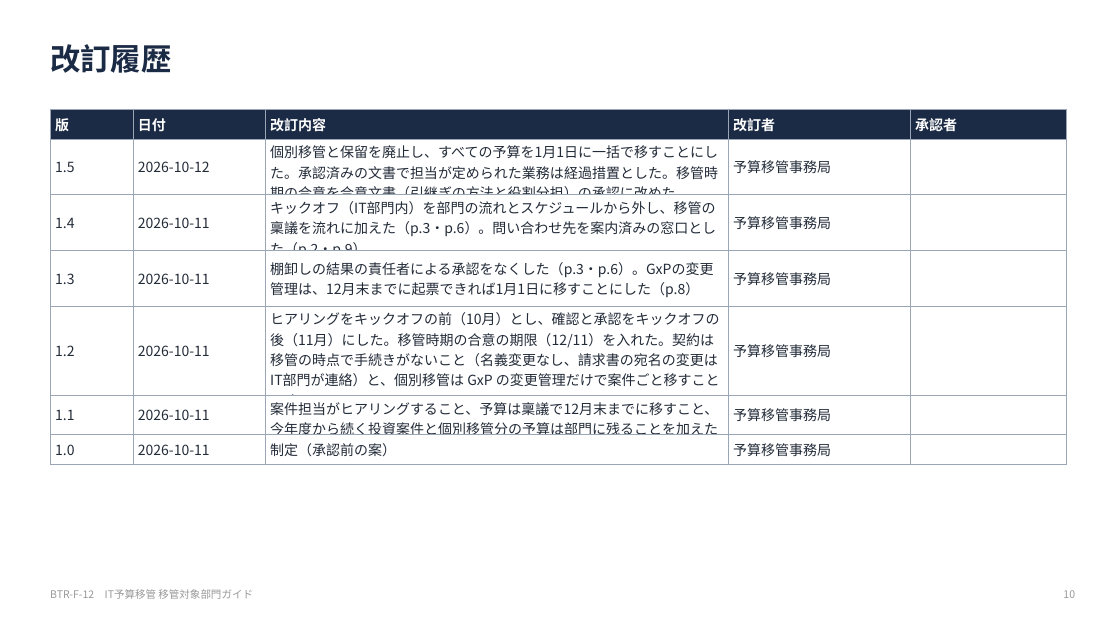
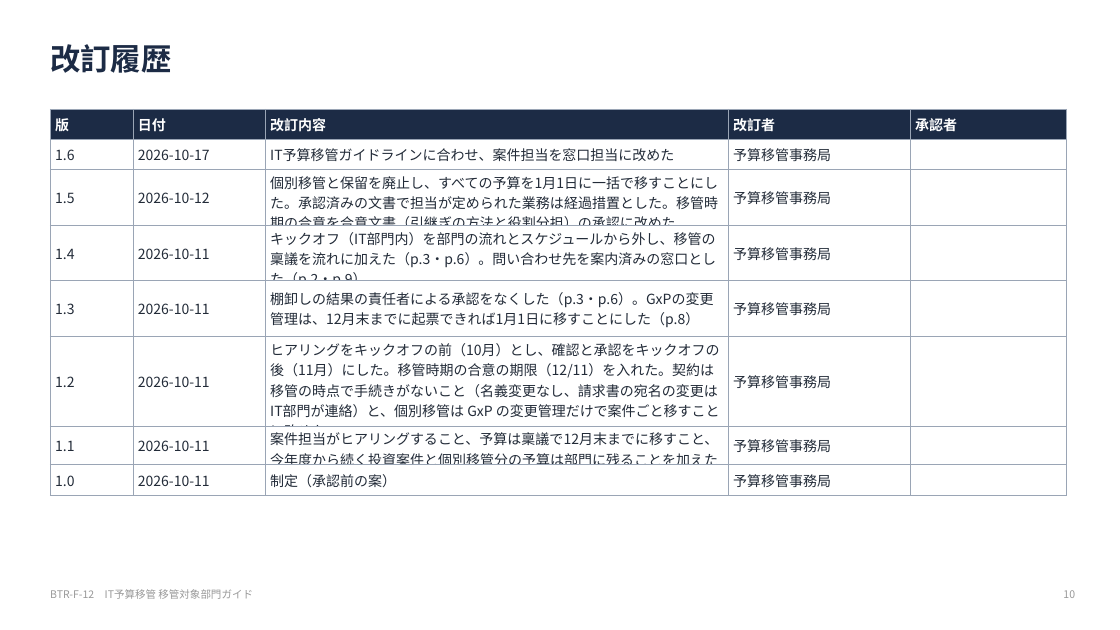
Before and after one commit to hiroyasu-komaki/temp, a slide deck: slide 10 of budget-transfer/reference/12-handbook.pptx. Drawn at 1120x630 pixels with LibreOffice and Linux fonts; fonts in the diff are those of the drawing. Boxes give left, top, right and bottom in pixels: in the first picture for what was removed or moved away, otherwise in the second. Text is boxed around its words. In the diff, an @@ line names an element or a change of style, - is before the commit and + after.

```diff
--- a/budget-transfer/reference/12-handbook.pptx
+++ b/budget-transfer/reference/12-handbook.pptx
@@ table at bbox=[50, 109, 1066, 491] @@
+row 2: 1.6 | 2026-10-17 | IT予算移管ガイドラインに合わせ、案件担当を窓口担当に改めた | 予算移管事務局 | 
```
Also in this commit, not shown: 5 other slides changed, 19 other files.
